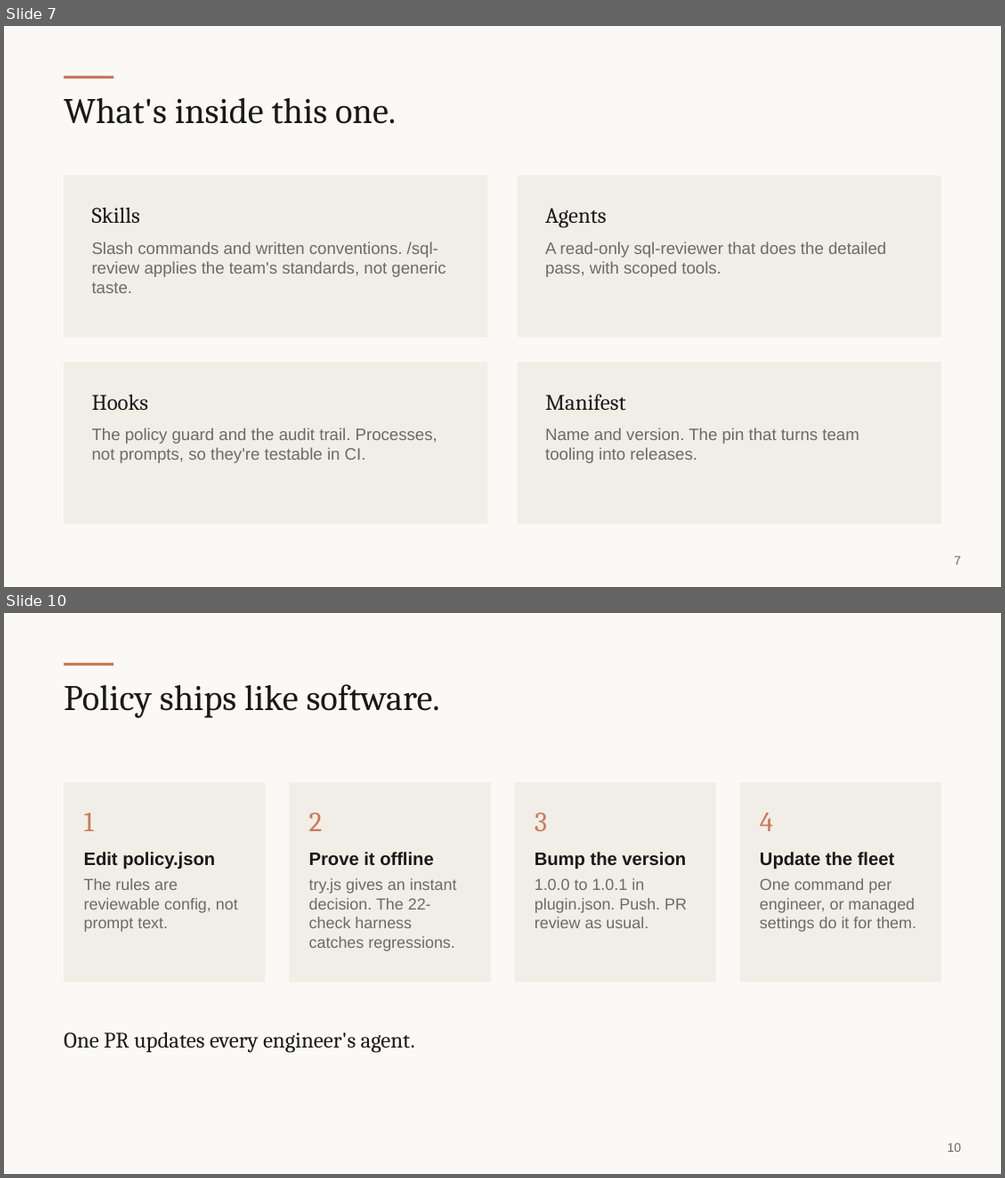
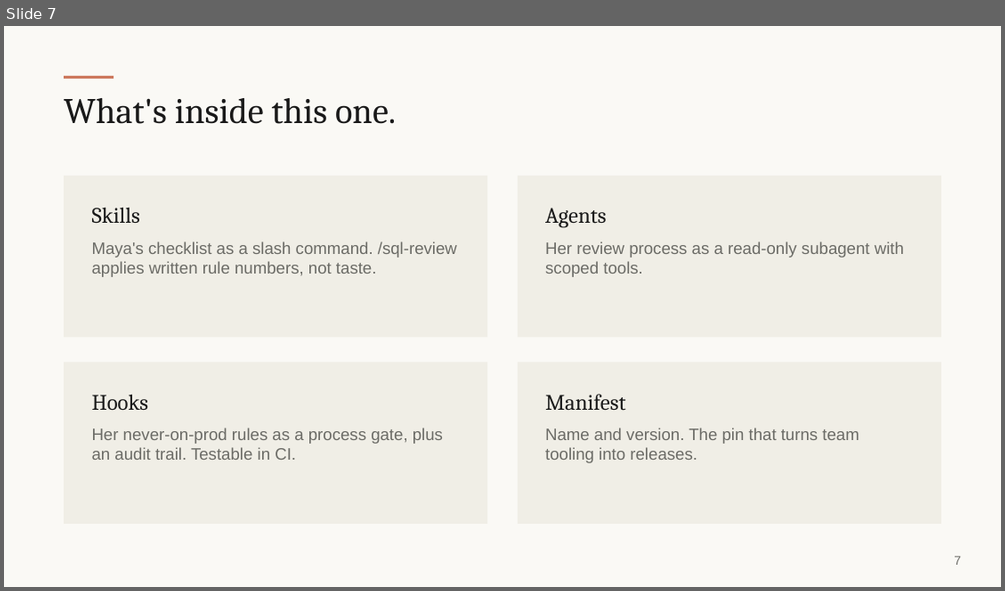
Before and after one commit to andymadson/data-platform-pack, a slide deck: enablement/deck/presentation-deck.pptx. Shown one above the other, each under a label of ours: slides 7 and 10 before the commit, slide 7 after it; the slides between them are not shown. The pictures are 1005x1178 and 1005x591 pixels, drawn with LibreOffice and Linux fonts; fonts in the diff are those of the drawing. Boxes give left, top, right and bottom in pixels: in the first picture for what was removed or moved away, otherwise in the second. Text is boxed around its words. In the diff, an @@ line names an element or a change of style, - is before the commit and + after.

Commit message:
Room deck rebuilt as a story: the wrong dashboard number, Maya, and four live beats with terminal receipts

```diff
--- a/enablement/deck/presentation-deck.pptx
+++ b/enablement/deck/presentation-deck.pptx
@@ slide 10 removed at [4, 613, 1001, 1174], background #FAF9F5 @@
@@ rectangle removed at [64, 663, 113, 666] @@
@@ text removed at [64, 684, 440, 718] @@
-Policy ships like software.
@@ rectangle removed at [64, 782, 265, 981] @@
@@ rectangle removed at [289, 782, 491, 981] @@
@@ rectangle removed at [514, 782, 716, 981] @@
@@ rectangle removed at [740, 782, 941, 981] @@
@@ text removed at [84, 812, 94, 831] @@
-1
@@ text removed at [309, 812, 323, 831] @@
-2
@@ text removed at [534, 812, 547, 831] @@
-3
@@ text removed at [760, 812, 773, 831] @@
-4
@@ text removed at [84, 852, 238, 932] @@
-Edit policy.json
-The rules are reviewable config, not prompt text.
@@ text removed at [309, 852, 457, 951] @@
-Prove it offline
-try.js gives an instant decision. The 22-check harness catches regressions.
@@ text removed at [534, 852, 687, 928] @@
-Bump the version
-1.0.0 to 1.0.1 in plugin.json. Push. PR review as usual.
@@ text removed at [760, 852, 916, 932] @@
-Update the fleet
-One command per engineer, or managed settings do it for them.
@@ text removed at [64, 1031, 415, 1053] @@
-One PR updates every engineer's agent.
@@ text removed at [947, 1143, 962, 1151] @@
-10
@@ slide 7 changed as well @@
@@ text at [92, 241, 457, 277]: text changed @@
-Slash commands and written conventions. /sql-review applies the team's standards, not generic taste.
+Maya's checklist as a slash command. /sql-review applies written rule numbers, not taste.
@@ text at [545, 241, 904, 277]: text changed @@
-A read-only sql-reviewer that does the detailed pass, with scoped tools.
+Her review process as a read-only subagent with scoped tools.
@@ text at [92, 427, 443, 459]: text changed @@
-The policy guard and the audit trail. Processes, not prompts, so they're testable in CI.
+Her never-on-prod rules as a process gate, plus an audit trail. Testable in CI.
```
Also in this commit, not shown: 3 other slides changed, 12 slides added, 9 other slides removed, 3 other files.
